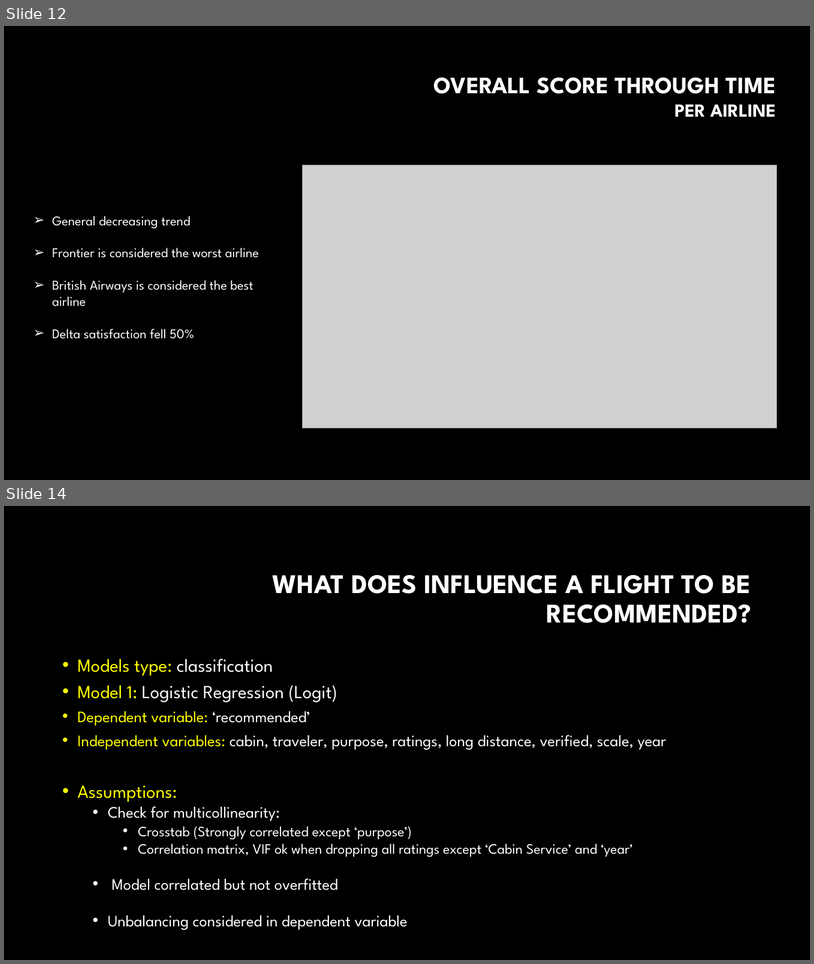
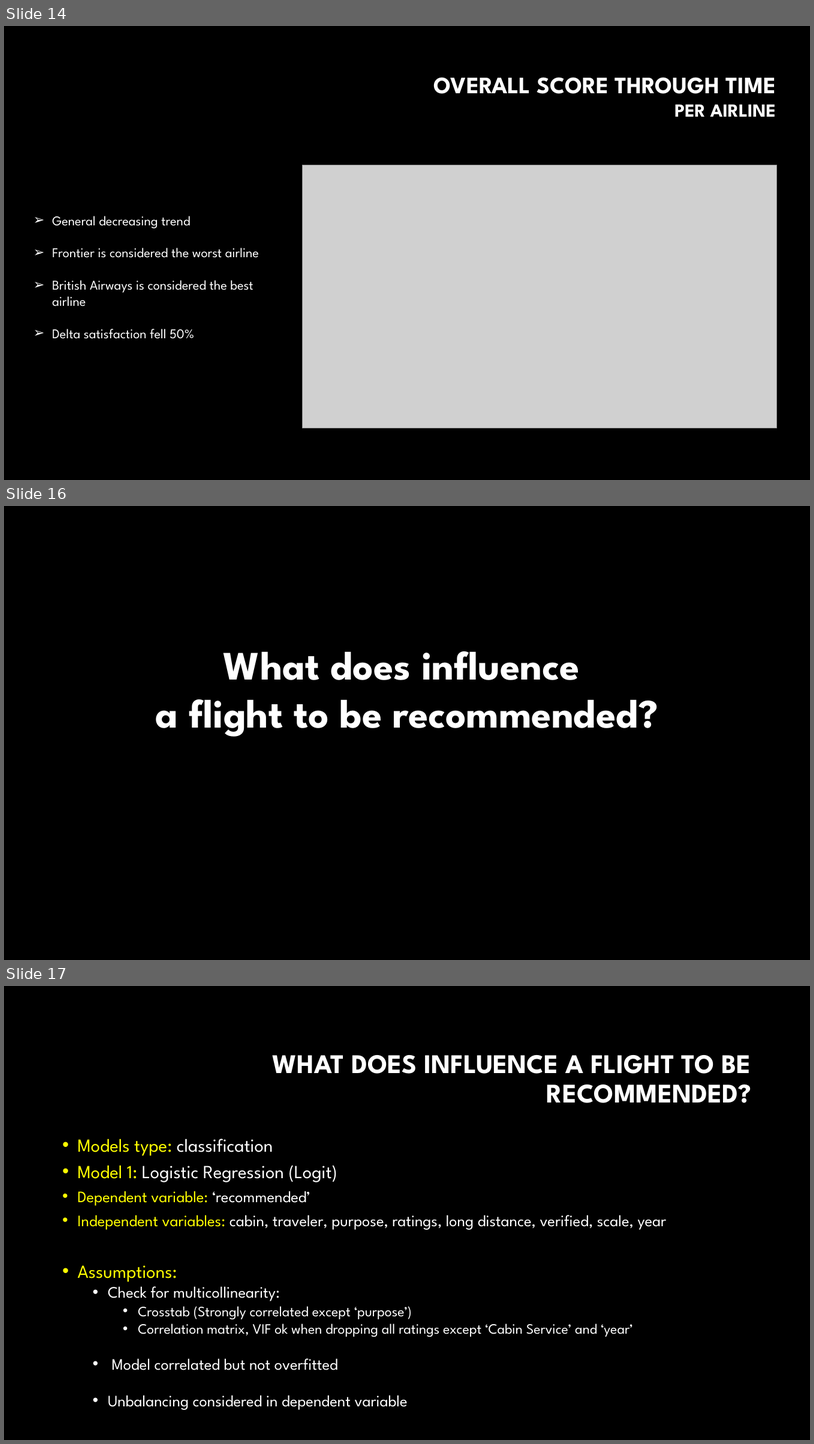
Before and after one commit to aidamouref/Airlines-Analyser, a slide deck: Airlines Analysis.pptx. Shown one above the other, each under a label of ours: slides 12 and 14 before the commit, slides 14, 16 and 17 after it; the slides between them are not shown. The pictures are 814x964 and 814x1444 pixels, drawn with LibreOffice and Linux fonts; fonts in the diff are those of the drawing; grey boxes stand for pictures; background and template pictures are left out. Boxes give left, top, right and bottom in pixels: in the first picture for what was removed or moved away, otherwise in the second. Text is boxed around its words. In the diff, an @@ line names an element or a change of style, - is before the commit and + after.

```diff
--- a/Airlines Analysis.pptx
+++ b/Airlines Analysis.pptx
@@ slide 16 added at (4, 506, 810, 960), background #000000 @@
@@ text added at (156, 651, 658, 736), 48 pt, text #FFFFFF, bold @@
+What does influence
+a flight to be recommended?
@@ what was slide 12 is now slide 14 @@
@@ what was slide 14 is now slide 17 @@
```
Also in this commit, not shown: 9 slides changed, 6 other slides added, 13 other files.
